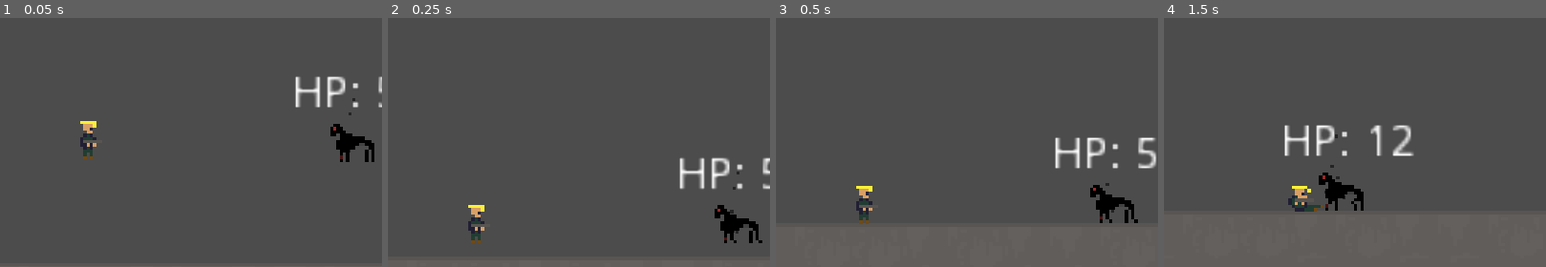
Above: before the commit, frames 1-4 (left to right).
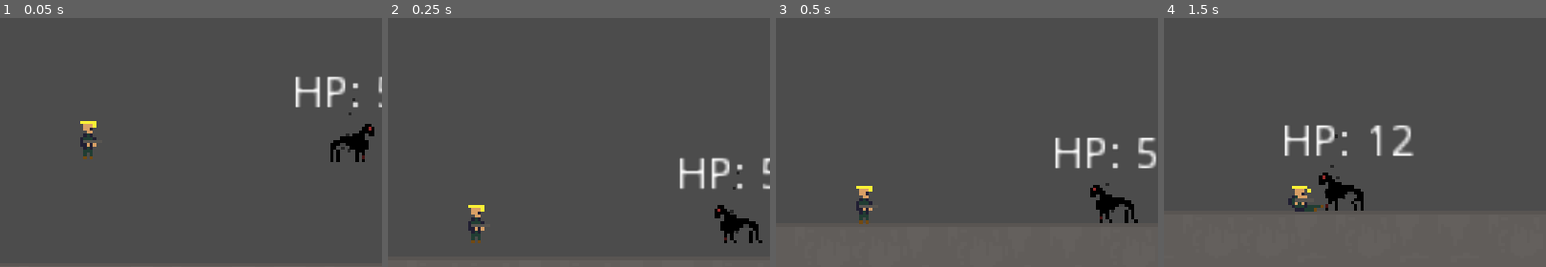
Above: after the commit, the same moments.

Repository: raczynskid/PixelSoldier
Game: Godot game, scene res://Levels/Arena.tscn
The game is run twice, just before and just after one commit, with the same random seed, the same clock (stepped at 60 frames per second) and the same inputs.
Inputs:
- Up to frame 1 (0.05 s): no input
- Up to frame 2 (0.25 s): no input
- Up to frame 3 (0.5 s): no input
- Up to frame 4 (1.5 s): hold Space (fire) 0.53-1.28 s; hold Right (ui_right) from 0.53 s (still down); tap Up (ui_up) at 0.77 s; tap Shift (slide) at 1.35 s
The pictures show only the part of the screen within x 12-62%, y 29-79%; the shares and areas given below are measured in that part.

The runs differ from the first frame. In frame 1, 0.9% of the frame differs, in the area x 86-98%, y 42-58%; in frame 2, nothing differs; in frame 3, nothing differs; in frame 4, nothing differs.

Commit message:
darkhound fixed error with sprite not rotating

Diff:
--- a/Characters/ShadowHound.gd
+++ b/Characters/ShadowHound.gd
@@ -125,13 +125,15 @@
 	if playerDetectionZone.can_see_player():
 		current_state = "chase"
 
-func pick_animation(velocity):
-	if velocity.x == 0:
-		animationTree.set("parameters/Idle/blend_position", last_vector.x)
+func pick_animation(vector):
+	# vector : velocity
+	# return : none
+	if vector.x == 0:
+		animationTree.set("parameters/Idle/blend_position", vector.x)
 		animationState.travel("Idle")
-	elif (abs(velocity.x) > 0) and (abs(velocity.x) < 50):
-		animationTree.set("parameters/Walk/blend_position", last_vector.x)
+	elif (abs(vector.x) > 0) and (abs(vector.x) < 50):
+		animationTree.set("parameters/Walk/blend_position", vector.x)
 		animationState.travel("Walk")
-	elif (abs(velocity.x) > 50):
-		animationTree.set("parameters/Run/blend_position", last_vector.x)
+	elif (abs(vector.x) > 50):
+		animationTree.set("parameters/Run/blend_position", vector.x)
 		animationState.travel("Run")
--- a/Characters/ShadowHound.tscn
+++ b/Characters/ShadowHound.tscn
@@ -278,7 +278,7 @@
 [sub_resource type="AnimationNodeStateMachinePlayback" id=39]
 
 [sub_resource type="CircleShape2D" id=40]
-radius = 53.3651
+radius = 89.188
 
 [node name="ShadowHound" type="KinematicBody2D" groups=[
 "enemies",
Not shown, changed: Run.pck
